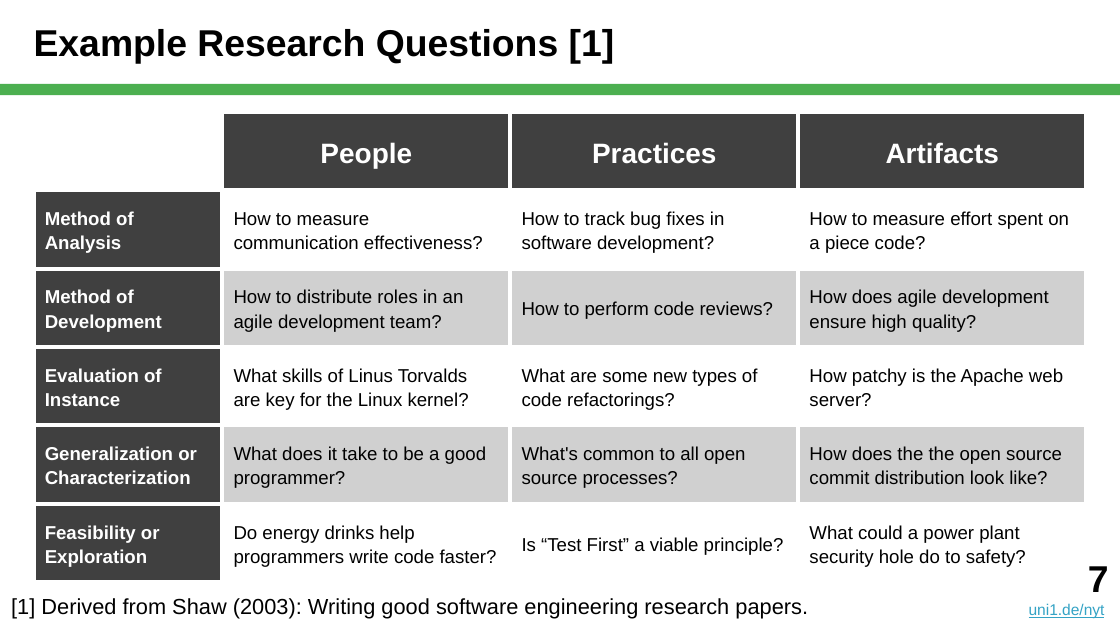
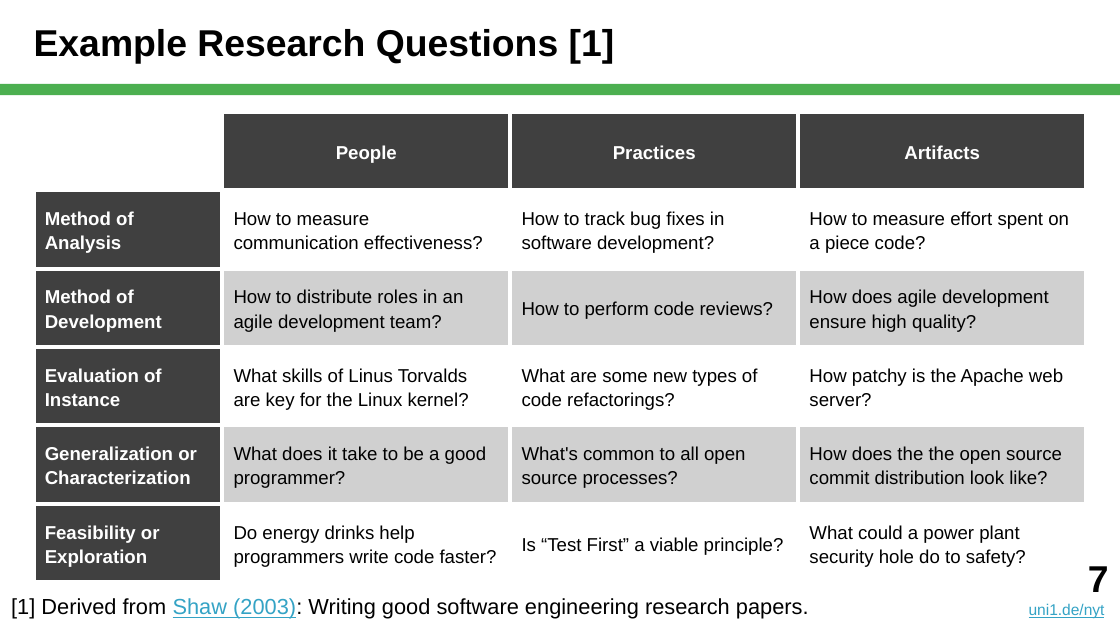
Before and after one commit to dirkriehle/nyt-course, a slide deck: slide 7 of Lecture slides/NYT B02 - Scientific Research.pptx. Drawn at 1120x630 pixels with LibreOffice and Linux fonts; fonts in the diff are those of the drawing. Boxes give left, top, right and bottom in pixels: in the first picture for what was removed or moved away, otherwise in the second. Text is boxed around its words. In the diff, an @@ line names an element or a change of style, - is before the commit and + after.

```diff
--- a/Lecture slides/NYT B02 - Scientific Research.pptx
+++ b/Lecture slides/NYT B02 - Scientific Research.pptx
@@ table at <box>34,112,1086,571</box> @@
@@ size 18 to 12 pt in "People", "Practices", "Artifacts" @@
@@ text "[1] Derived from Shaw (2003): ..." at <box>11,598,809,619</box>: text colour #000000 to #34A3C5, underline on in "Shaw (2003):" @@
```
Also in this commit, not shown: 9 other slides changed, 1 slide removed, 1 other file.
